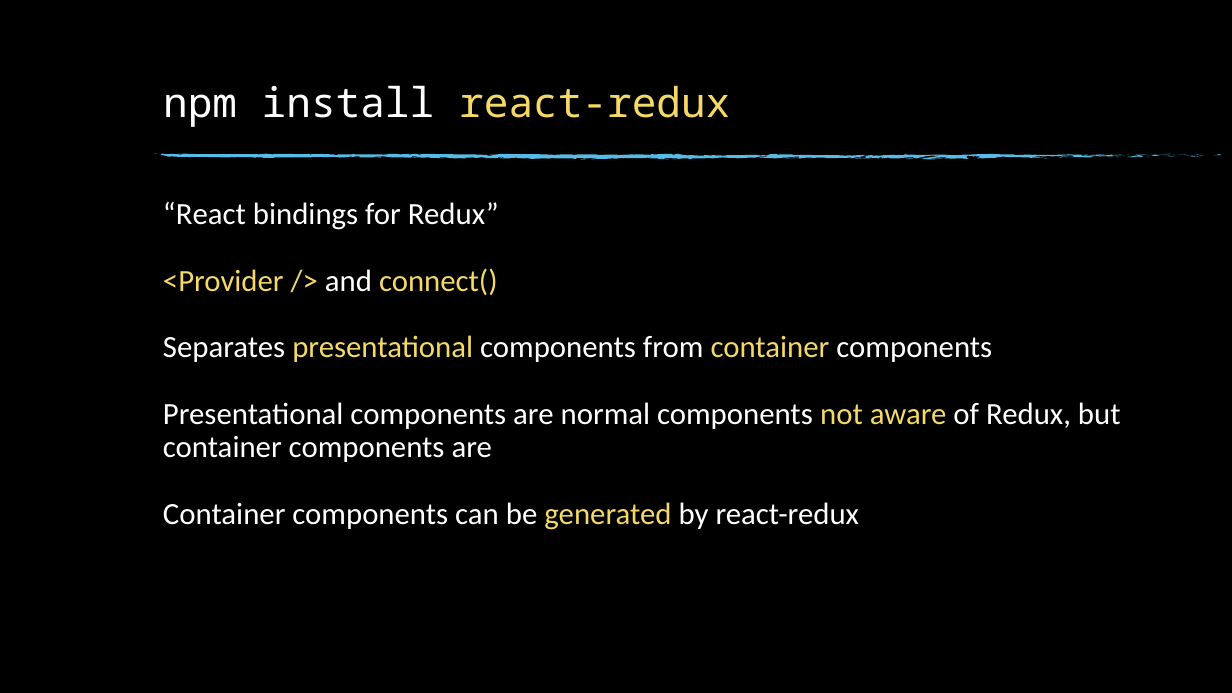
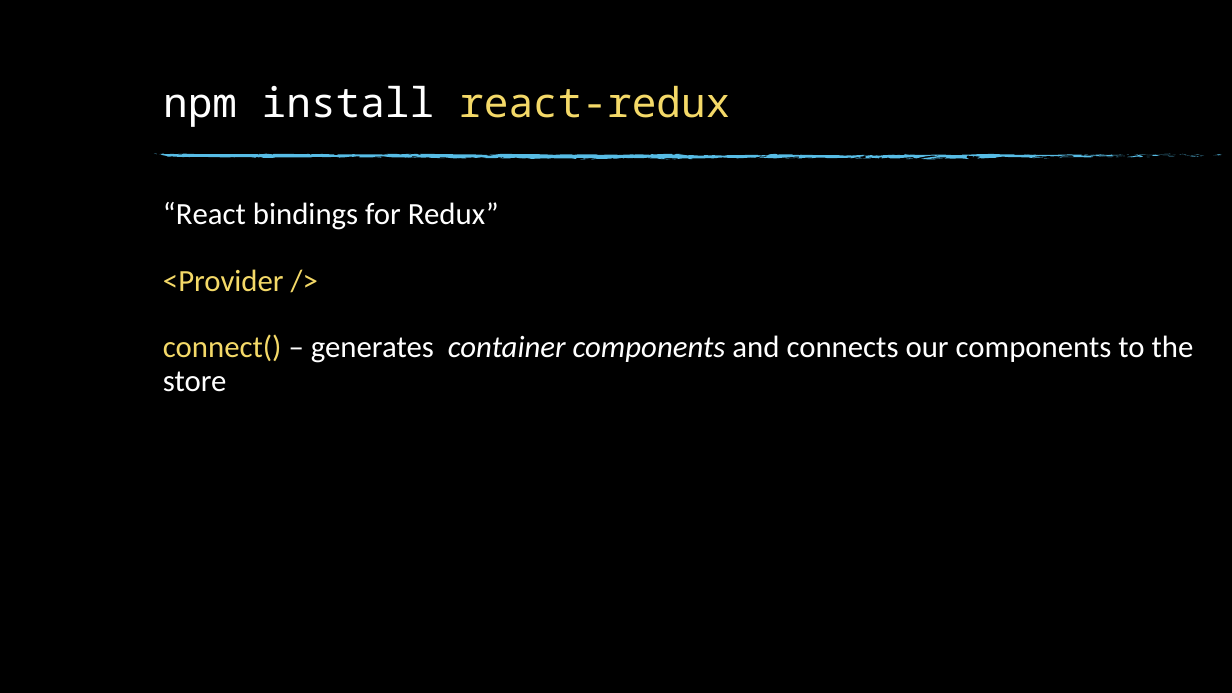
Before and after one commit to acorn-technology/react-and-rn-intro, a slide deck: slide 18 of tutorial/redux/Redux.pptx. Drawn at 1232x693 pixels with LibreOffice and Linux fonts; fonts in the diff are those of the drawing; background and template pictures are left out. Boxes give left, top, right and bottom in pixels: in the first picture for what was removed or moved away, otherwise in the second. Text is boxed around its words. In the diff, an @@ line names an element or a change of style, - is before the commit and + after.

```diff
--- a/tutorial/redux/Redux.pptx
+++ b/tutorial/redux/Redux.pptx
@@ text at (163, 269, 1194, 392): text changed @@
-<Provider /> and connect()
-Separates presentational components from container components
-Presentational components are normal components not aware of Redux, but container components are
-Container components can be generated by react-redux
+<Provider />
+connect() – generates container components and connects our components to the store
```
Also in this commit, not shown: 6 other files.
